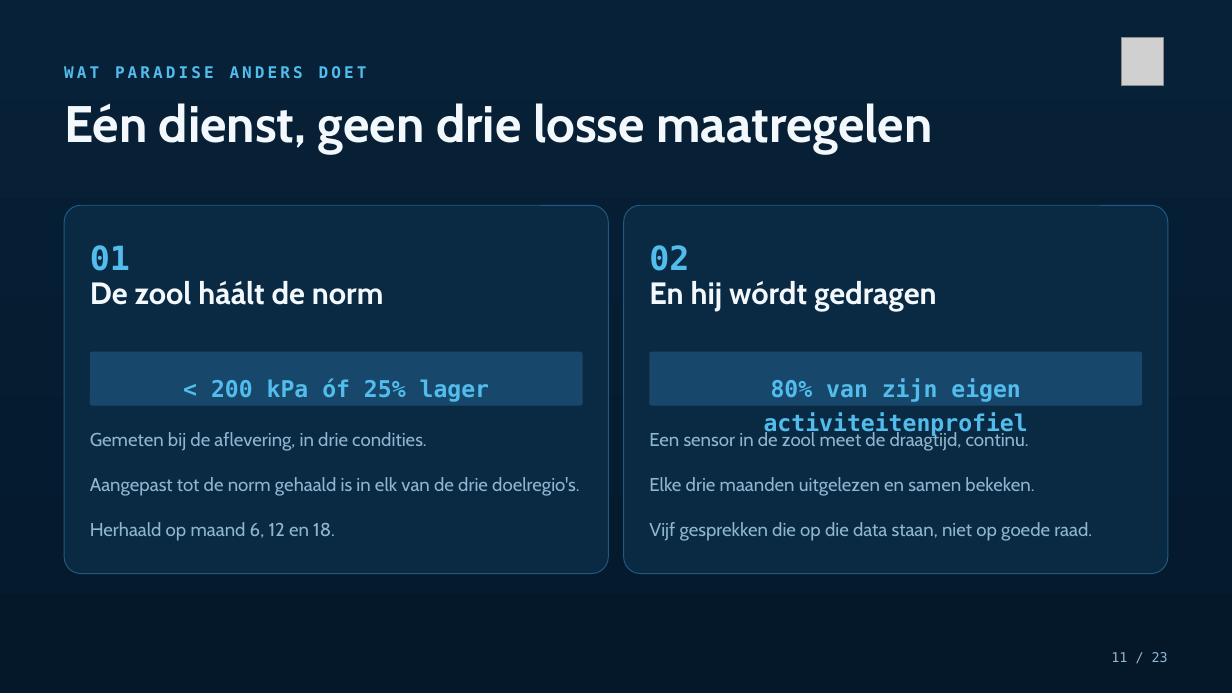
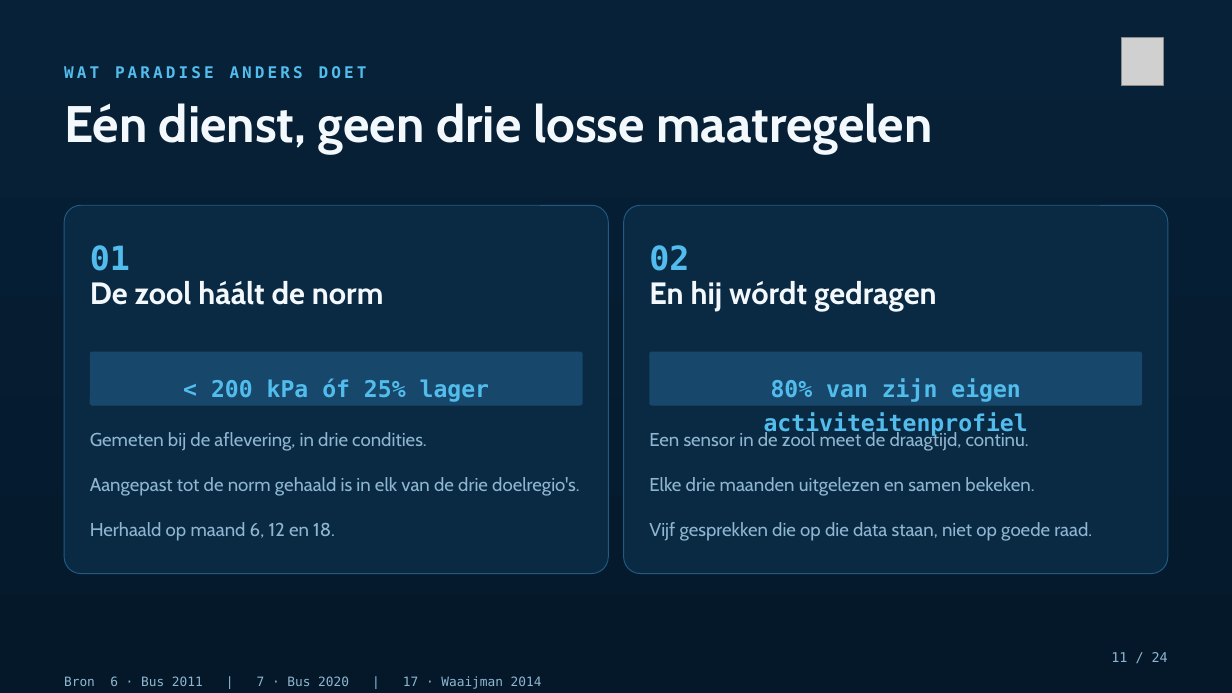
Before and after one commit to Dellfs/paradise-project, a slide deck: slide 11 of PARADISE_presentatie/PARADISE_extern.pptx. Drawn at 1232x693 pixels with LibreOffice and Linux fonts; fonts in the diff are those of the drawing; grey boxes stand for pictures. Boxes give left, top, right and bottom in pixels: in the first picture for what was removed or moved away, otherwise in the second. Text is boxed around its words. In the diff, an @@ line names an element or a change of style, - is before the commit and + after.

```diff
--- a/PARADISE_presentatie/PARADISE_extern.pptx
+++ b/PARADISE_presentatie/PARADISE_extern.pptx
@@ text at (1111, 652, 1168, 662): text changed @@
-11 / 23
+11 / 24
@@ text added at (64, 676, 542, 689), 10 pt, text #8FB6D0 @@
+Bron 6 · Bus 2011 | 7 · Bus 2020 | 17 · Waaijman 2014
```
Also in this commit, not shown: 19 other slides changed, 1 slide added, 11 other files.
